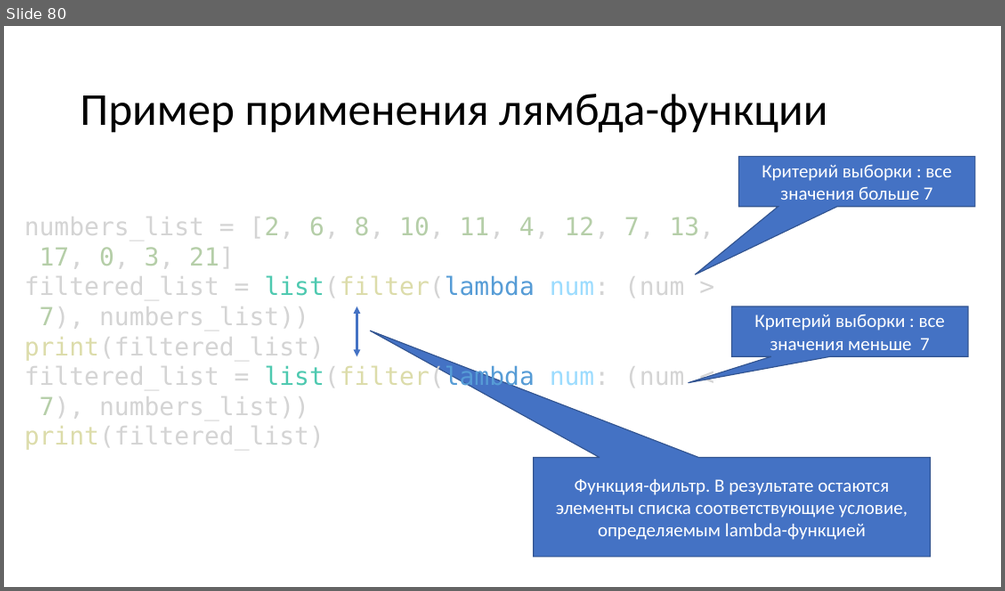
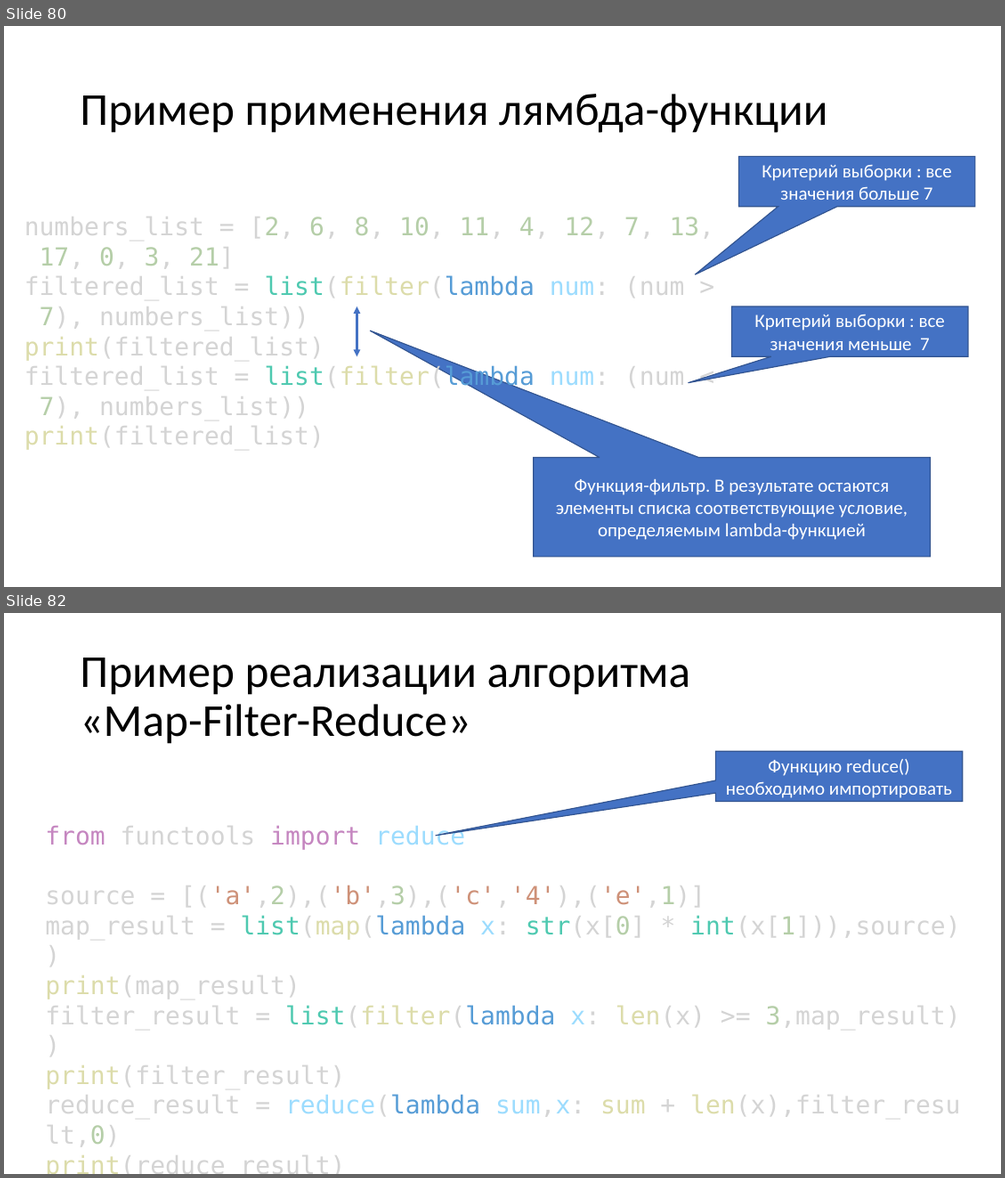
Before and after one commit to paveltsytovich/telegram-course, a slide deck: Presentation/Основы алгоритмизации и программирования.pptx. Shown one above the other, each under a label of ours: slide 80 before the commit, slides 80 and 82 after it; the slides between them are not shown. The pictures are 1005x591 and 1005x1178 pixels, drawn with LibreOffice and Linux fonts; fonts in the diff are those of the drawing. Boxes give left, top, right and bottom in pixels: in the first picture for what was removed or moved away, otherwise in the second. Text is boxed around its words. In the diff, an @@ line names an element or a change of style, - is before the commit and + after.

```diff
--- a/Presentation/Основы алгоритмизации и программирования.pptx
+++ b/Presentation/Основы алгоритмизации и программирования.pptx
@@ slide 82 added at (x1=4, y1=613, x2=1001, y2=1174), background #FFFFFF @@
@@ title added at (x1=80, y1=657, x2=691, y2=744), 44 pt, text #000000 @@
+Пример реализации алгоритма
+«Map-Filter-Reduce»
@@ speech box added at (x1=716, y1=751, x2=963, y2=802), fill #4472C4, outline #325491 1 pt, 18 pt, text #FFFFFF @@
+Функцию reduce() необходимо импортировать
@@ text added at (x1=45, y1=826, x2=961, y2=1146), 24 pt, text #D4D4D4 @@
+from functools import reduce
+source = [('a',2),('b',3),('c','4'),('e',1)]
+map_result = list(map(lambda x: str(x[0] * int(x[1])),source))
+print(map_result)
+filter_result = list(filter(lambda x: len(x) >= 3,map_result))
+print(filter_result)
+reduce_result = reduce(lambda sum,x: sum + len(x),filter_result,0)
+print(reduce_result)
```
Also in this commit, not shown: 1 other slide added, 1 other file.
